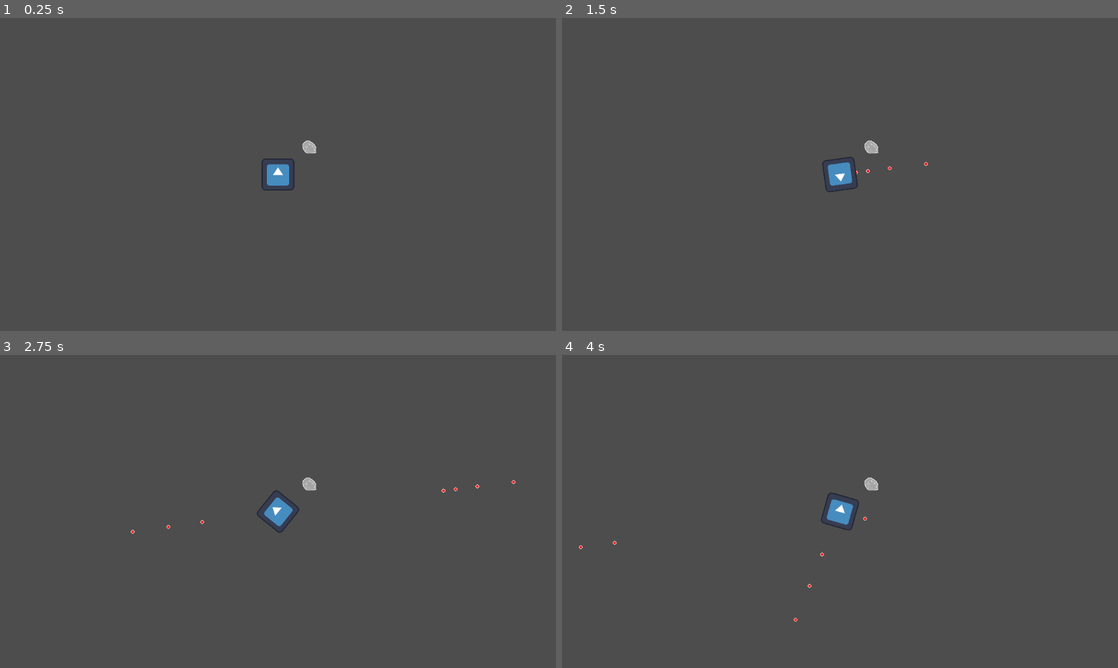
Above: before the commit, frames 1-4 (two rows, left to right).
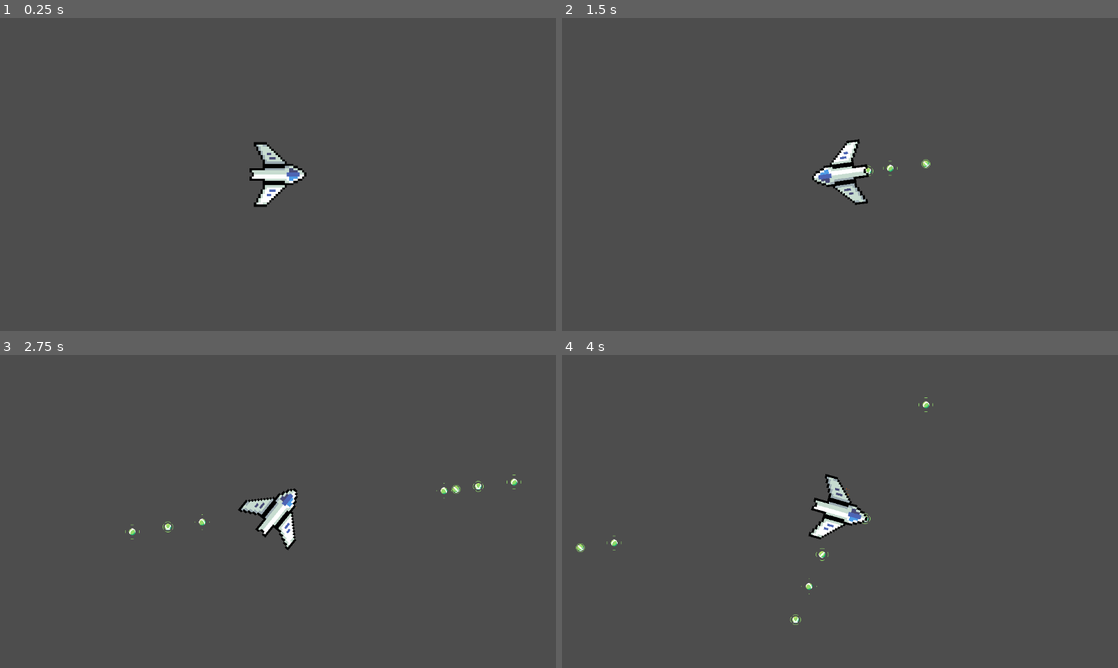
Above: after the commit, the same moments.

Repository: shift16/GD_Project
Game: Godot game, scene res://scenes/demo.tscn
Two runs of this game, one before a commit and one after it. Both use one fixed random seed, a clock stepped at 60 frames per second and the inputs below. The engine's default icon, where the game draws it, is replaced by a stand-in: a white triangle on a blue panel in a dark square.
Inputs (mouse positions are in pixels of both pictures, inside the frame that each line leads up to):
- Up to frame 1 (0.25 s): no input
- Up to frame 2 (1.5 s): tap Enter at 0.5 s; move the mouse to (962, 158) at 0.52 s; tap Space at 0.6, 0.77, 1.07, 1.25, 1.35 s; click (962, 158) at 0.67 s; move the mouse to (728, 190) at 1.27 s; click (728, 190) at 1.42 s
- Up to frame 3 (2.75 s): tap Space at 1.52, 1.82, 2.1 s; move the mouse to (333, 442) at 2.02 s; click (333, 442) at 2.17 s
- Up to frame 4 (4 s): move the mouse to (812, 574) at 2.77 s; tap Space at 2.85, 3.02, 3.32, 3.6, 3.77 s; click (812, 574) at 2.92 s; move the mouse to (1006, 558) at 3.52 s; click (1006, 558) at 3.67 s

The runs differ from the first frame. In frame 1, 1.1% of the frame differs, in the area x 44-57%, y 39-61%; in frame 2, 1.2%; in frame 3, 1.3%, in the area x 22-94%, y 38-63%; in frame 4, 1.3%.

Commit message:
Latest commits

Diff:
--- a/scenes/asteroid.gd
+++ b/scenes/asteroid.gd
@@ -5,6 +5,7 @@
 
 var hit_points: int
 var damage: int
+var spinning_rate: float = randf_range(0.5, 2)
 
 func _ready() -> void:
 	hit_points = 10
@@ -13,6 +14,8 @@
 # Called every frame. 'delta' is the elapsed time since the previous frame.
 func _physics_process(delta: float) -> void:
 	position += direction * delta * speed
+	set_rotation_degrees(get_rotation_degrees() + spinning_rate)
+
 
 func _on_body_entered(body: Node2D) -> void:
 	if body is PlayerShip:
--- a/scenes/demo.gd
+++ b/scenes/demo.gd
@@ -1,4 +1,6 @@
 extends Node2D
+
+var random_handler = RandomNumberGenerator.new()
 
 
 # Called when the node enters the scene tree for the first time.
--- a/scenes/demo.tscn
+++ b/scenes/demo.tscn
@@ -1,12 +1,20 @@
-[gd_scene load_steps=6 format=3 uid="uid://1bv2v46wwte5"]
+[gd_scene load_steps=7 format=3 uid="uid://1bv2v46wwte5"]
 
 [ext_resource type="Script" path="res://scenes/demo.gd" id="1_qqtg0"]
 [ext_resource type="Script" path="res://src/player_ship.gd" id="1_tbguw"]
-[ext_resource type="Texture2D" uid="uid://c5752lgup8jiv" path="res://assets/icon.svg" id="2_jvqra"]
-[ext_resource type="PackedScene" uid="uid://ylf6he32pi01" path="res://scenes/asteroid.tscn" id="3_j4gwf"]
+[ext_resource type="Texture2D" uid="uid://bhgt5pbwxfq01" path="res://assets/void_assets/Main Ship/Main Ship - Bases/PNGs/Main Ship - Base - Full health.png" id="3_2n6gb"]
 
 [sub_resource type="RectangleShape2D" id="RectangleShape2D_e1da1"]
-size = Vector2(130, 131)
+size = Vector2(230.753, 250.722)
+
+[sub_resource type="Curve" id="Curve_a3byj"]
+min_value = -360.0
+max_value = 360.0
+_data = [Vector2(0.00113379, 244.752), 0.0, 0.0, 0, 0, Vector2(0.422902, -266.077), 0.0, 0.0, 0, 0, Vector2(0.708617, 331.967), 0.0, 0.0, 0, 0, Vector2(1, 1), 0.0, 0.0, 0, 0]
+point_count = 4
+
+[sub_resource type="Gradient" id="Gradient_iayv2"]
+colors = PackedColorArray(1, 0, 0, 1, 1, 0.823529, 0, 1)
 
 [node name="Demo" type="Node2D"]
 script = ExtResource("1_qqtg0")
@@ -17,16 +25,27 @@
 script = ExtResource("1_tbguw")
 
 [node name="Sprite2D" type="Sprite2D" parent="PlayerShip"]
-texture = ExtResource("2_jvqra")
+z_index = 10
+texture_filter = 1
+position = Vector2(7.62939e-06, -3.8147e-06)
+rotation = 1.5708
+scale = Vector2(8.54028, 8.54028)
+texture = ExtResource("3_2n6gb")
 
 [node name="CollisionShape2D" type="CollisionShape2D" parent="PlayerShip"]
-position = Vector2(0, -0.5)
+position = Vector2(-0.948872, -0.959515)
+scale = Vector2(0.995122, 1.04861)
 shape = SubResource("RectangleShape2D_e1da1")
 
 [node name="Camera2D" type="Camera2D" parent="PlayerShip"]
 
 [node name="CPUParticles2D" type="CPUParticles2D" parent="PlayerShip"]
+position = Vector2(-77.808, 0)
+amount = 200
+randomness = 1.0
+lifetime_randomness = 1.0
+emission_shape = 1
+emission_sphere_radius = 20.0
 gravity = Vector2(0, 0)
-
-[node name="Asteroid" parent="." instance=ExtResource("3_j4gwf")]
-position = Vector2(64, -57)
+angle_curve = SubResource("Curve_a3byj")
+color_ramp = SubResource("Gradient_iayv2")
--- a/scenes/projectile.gd
+++ b/scenes/projectile.gd
@@ -1,11 +1,12 @@
 class_name SpaceProjectile extends Area2D
 
 var direction: Vector2 = Vector2.ZERO
-const SPEED: float = 250
+var speed: float = 250
+var relative_unit: PlayerShip
 
 # Called every frame. 'delta' is the elapsed time since the previous frame.
 func _physics_process(delta: float) -> void:
-	position = position + (direction * delta * SPEED)
+	position = position + (direction * delta * (speed + relative_unit.velocity.length()))
 
 func _on_timer_timeout() -> void:
 	self.queue_free()
--- a/scenes/projectile.tscn
+++ b/scenes/projectile.tscn
@@ -1,17 +1,91 @@
-[gd_scene load_steps=4 format=3 uid="uid://crjbx4eneopor"]
+[gd_scene load_steps=15 format=3 uid="uid://crjbx4eneopor"]
 
 [ext_resource type="Script" path="res://scenes/projectile.gd" id="1_2p8f5"]
-[ext_resource type="Texture2D" uid="uid://lo6fbgisqhls" path="res://assets/projectile.png" id="1_setbc"]
+[ext_resource type="Texture2D" uid="uid://c0bvo0s60x4yn" path="res://assets/void_assets/Main ship weapons/PNGs/Main ship weapon - Projectile - Big Space Gun.png" id="3_aovw2"]
 
 [sub_resource type="CircleShape2D" id="CircleShape2D_203v5"]
 radius = 5.0
 
+[sub_resource type="AtlasTexture" id="AtlasTexture_5rj08"]
+atlas = ExtResource("3_aovw2")
+region = Rect2(0, 0, 32, 32)
+
+[sub_resource type="AtlasTexture" id="AtlasTexture_r3nmv"]
+atlas = ExtResource("3_aovw2")
+region = Rect2(32, 0, 32, 32)
+
+[sub_resource type="AtlasTexture" id="AtlasTexture_uq5r5"]
+atlas = ExtResource("3_aovw2")
+region = Rect2(64, 0, 32, 32)
+
+[sub_resource type="AtlasTexture" id="AtlasTexture_313bp"]
+atlas = ExtResource("3_aovw2")
+region = Rect2(96, 0, 32, 32)
+
+[sub_resource type="AtlasTexture" id="AtlasTexture_edjbi"]
+atlas = ExtResource("3_aovw2")
+region = Rect2(128, 0, 32, 32)
+
+[sub_resource type="AtlasTexture" id="AtlasTexture_qrk4d"]
+atlas = ExtResource("3_aovw2")
+region = Rect2(160, 0, 32, 32)
+
+[sub_resource type="AtlasTexture" id="AtlasTexture_pdqms"]
+atlas = ExtResource("3_aovw2")
+region = Rect2(192, 0, 32, 32)
+
+[sub_resource type="AtlasTexture" id="AtlasTexture_vv0el"]
+atlas = ExtResource("3_aovw2")
+region = Rect2(224, 0, 32, 32)
+
+[sub_resource type="AtlasTexture" id="AtlasTexture_ue574"]
+atlas = ExtResource("3_aovw2")
+region = Rect2(256, 0, 32, 32)
+
+[sub_resource type="AtlasTexture" id="AtlasTexture_x2m0m"]
+atlas = ExtResource("3_aovw2")
+region = Rect2(288, 0, 32, 32)
+
+[sub_resource type="SpriteFrames" id="SpriteFrames_nmdss"]
+animations = [{
+"frames": [{
+"duration": 1.0,
+"texture": SubResource("AtlasTexture_5rj08")
+}, {
+"duration": 1.0,
+"texture": SubResource("AtlasTexture_r3nmv")
+}, {
+"duration": 1.0,
+"texture": SubResource("AtlasTexture_uq5r5")
+}, {
+"duration": 1.0,
+"texture": SubResource("AtlasTexture_313bp")
+}, {
+"duration": 1.0,
+"texture": SubResource("AtlasTexture_edjbi")
+}, {
+"duration": 1.0,
+"texture": SubResource("AtlasTexture_qrk4d")
+}, {
+"duration": 1.0,
+"texture": SubResource("AtlasTexture_pdqms")
+}, {
+"duration": 1.0,
+"texture": SubResource("AtlasTexture_vv0el")
+}, {
+"duration": 1.0,
+"texture": SubResource("AtlasTexture_ue574")
+}, {
+"duration": 1.0,
+"texture": SubResource("AtlasTexture_x2m0m")
+}],
+"loop": true,
+"name": &"default",
+"speed": 7.0
+}]
+
 [node name="Projectile" type="Area2D"]
 script = ExtResource("1_2p8f5")
-
-[node name="Sprite2D" type="Sprite2D" parent="."]
-texture_filter = 1
-texture = ExtResource("1_setbc")
 
 [node name="CollisionShape2D" type="CollisionShape2D" parent="."]
 shape = SubResource("CircleShape2D_203v5")
@@ -20,6 +94,13 @@
 wait_time = 3.0
 autostart = true
 
+[node name="AnimatedSprite2D" type="AnimatedSprite2D" parent="."]
+texture_filter = 1
+sprite_frames = SubResource("SpriteFrames_nmdss")
+autoplay = "default"
+frame = 5
+frame_progress = 0.131044
+
 [connection signal="area_entered" from="." to="." method="_on_area_entered"]
 [connection signal="body_entered" from="." to="." method="_on_body_entered"]
 [connection signal="timeout" from="Timer" to="." method="_on_timer_timeout"]
--- a/src/player_ship.gd
+++ b/src/player_ship.gd
@@ -10,6 +10,8 @@
 var direction: Vector2 = Vector2.ZERO
 
 var hit_points: int = 10
+
+@onready var particle_effect: CPUParticles2D = $CPUParticles2D
 
 func _input(event):
 	if event is InputEventMouseButton:
@@ -24,6 +26,7 @@
 			var proj: Area2D = ProjectileScene.instantiate()
 			proj.direction = direction
 			proj.position = self.position
+			proj.relative_unit = self
 			get_parent().add_child(proj)
 
 func _physics_process(delta):
@@ -31,8 +34,10 @@
 	var mouse_dir = (get_global_mouse_position() - position).normalized()
 
 	if holding_mouse_button:
+		particle_effect.emitting = true
 		velocity += mouse_dir * acceleration * delta
 	else:
+		particle_effect.emitting = false
 		velocity -= velocity.normalized() * deceleration * delta
 
 	if velocity.length() > 1:
Binary file added: assets/void_assets/Main Ship/Main Ship - Bases/Aseprite/Main Ship - Base - Damaged.aseprite
Binary file added: assets/void_assets/Main Ship/Main Ship - Bases/Aseprite/Main Ship - Base - Full health.aseprite
Binary file added: assets/void_assets/Main Ship/Main Ship - Bases/Aseprite/Main Ship - Base - Slight damage.aseprite
Binary file added: assets/void_assets/Main Ship/Main Ship - Bases/Aseprite/Main Ship - Base - Very damaged.aseprite
Binary file added: assets/void_assets/Main Ship/Main Ship - Bases/PNGs/Main Ship - Base - Damaged.png
Not shown, added: assets/void_assets/Main Ship/Main Ship - Bases/PNGs/Main Ship - Base - Damaged.png.import
Binary file added: assets/void_assets/Main Ship/Main Ship - Bases/PNGs/Main Ship - Base - Full health.png
Not shown, added: assets/void_assets/Main Ship/Main Ship - Bases/PNGs/Main Ship - Base - Full health.png.import
Binary file added: assets/void_assets/Main Ship/Main Ship - Bases/PNGs/Main Ship - Base - Slight damage.png
Not shown, added: assets/void_assets/Main Ship/Main Ship - Bases/PNGs/Main Ship - Base - Slight damage.png.import
Binary file added: assets/void_assets/Main Ship/Main Ship - Bases/PNGs/Main Ship - Base - Very damaged.png
Not shown, added: assets/void_assets/Main Ship/Main Ship - Bases/PNGs/Main Ship - Base - Very damaged.png.import
(and 87 more such lines)
